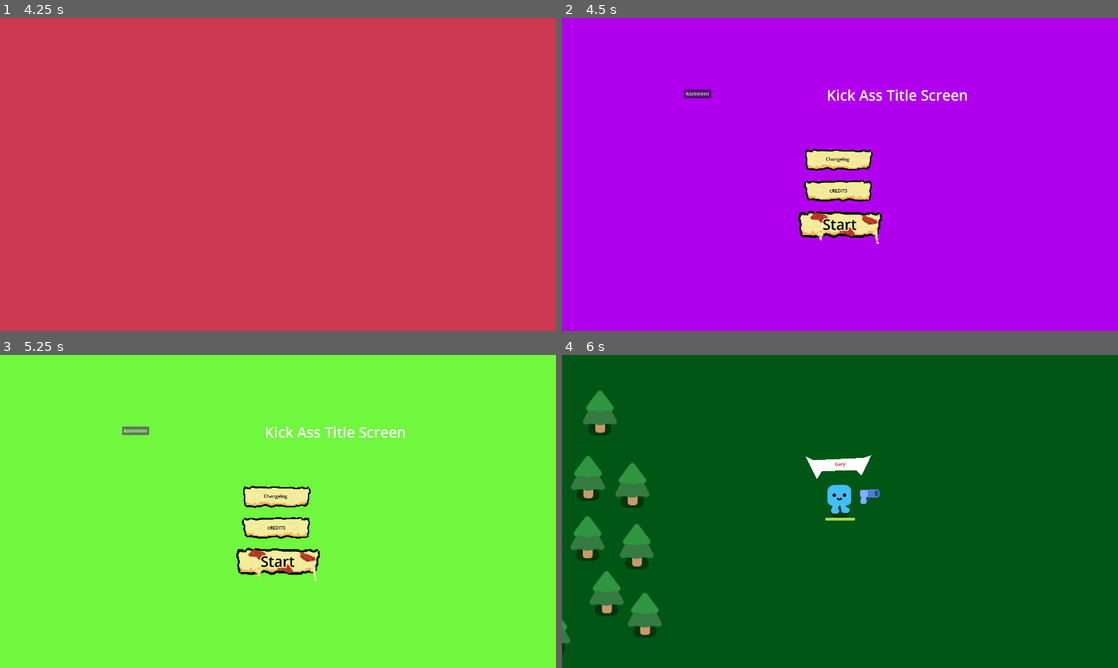
Above: before the commit, frames 1-4 (two rows, left to right).
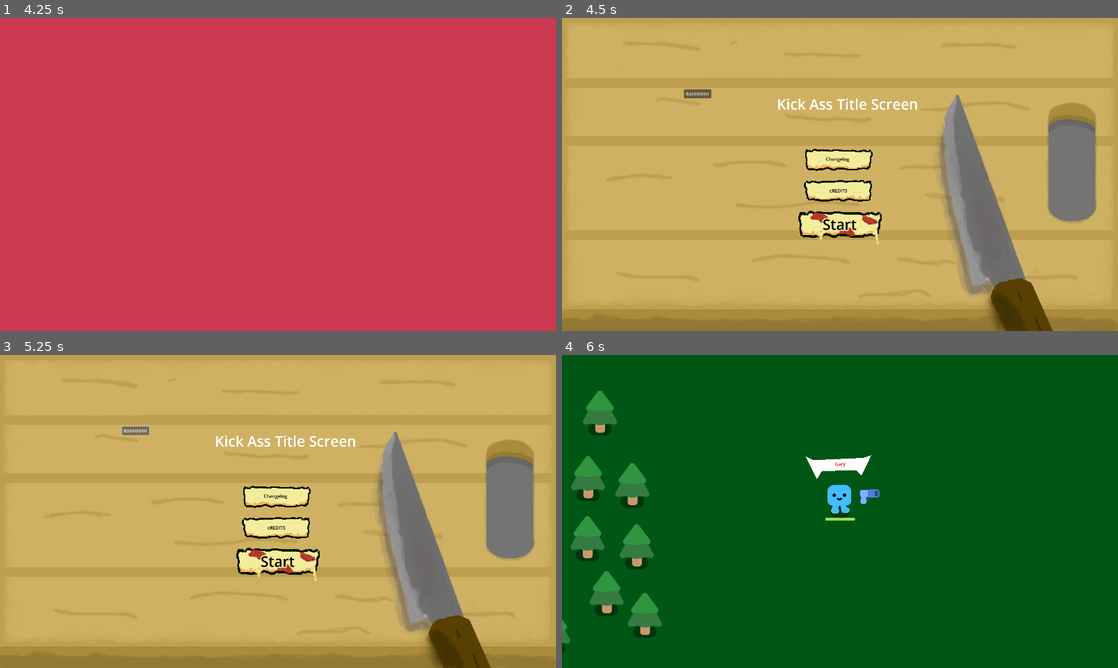
Above: after the commit, the same moments.

Repository: OcksDev/PizzaSurvivors
Game: Godot game, scene res://splashscreen.tscn
Same seed, same stepped clock (60 frames per second), same inputs: the game is played once before the commit and once after it.
Inputs:
- Up to frame 1 (4.25 s): hold D (move_right) 0.53-1.28 s; hold S (move_down) 1.28-2.03 s; hold D (move_right) 2.03-2.78 s; hold W (move_up) 2.78-3.53 s; hold A (move_left) from 3.53 s (still down)
- Up to frame 2 (4.5 s): keep holding A (move_left)
- Up to frame 3 (5.25 s): release A (move_left) at 5 s; click "RAHHHHH" at 5 s
- Up to frame 4 (6 s): click "Start" at 5.75 s

Frame 1 is identical in both runs. In frame 2, 97% of the frame differs, in the area x 0-100%, y 0-100%; in frame 3, 97%; in frame 4, nothing differs.

Commit message:
added some sound effects, added main menu background, fixed audio panning/fade when moving in game scene

Diff:
--- a/game.gd
+++ b/game.gd
@@ -8,6 +8,8 @@
 	# If the music player is not playing or if the music playing is not the starting music, play the starting game music
 	if not MusicPlayer.stream or MusicPlayer.stream.resource_path != STARTING_MUSIC:
 		MusicPlayer.stream = preload(STARTING_MUSIC)
+		MusicPlayer.panning_strength = 0;
+		MusicPlayer.max_distance = 100000000;
 		MusicPlayer.play()
 
 
--- a/game.tscn
+++ b/game.tscn
@@ -1,8 +1,9 @@
-[gd_scene load_steps=4 format=3 uid="uid://dbl6hwa0v1ug3"]
+[gd_scene load_steps=5 format=3 uid="uid://dbl6hwa0v1ug3"]
 
 [ext_resource type="PackedScene" uid="uid://bpjqvkj1kr5fo" path="res://player.tscn" id="1_e2o6t"]
 [ext_resource type="Script" uid="uid://b24673wfunc3n" path="res://game.gd" id="1_fc0e3"]
 [ext_resource type="PackedScene" uid="uid://be4hopurbq5pq" path="res://tree.tscn" id="2_feb5d"]
+[ext_resource type="AudioStream" uid="uid://dyvhpmnn3xsxb" path="res://audio/prowler-sound-effect_6bXErot.wav" id="4_fc0e3"]
 
 [node name="Game" type="Node2D" node_paths=PackedStringArray("player")]
 y_sort_enabled = true
@@ -76,5 +77,12 @@
 horizontal_alignment = 1
 vertical_alignment = 1
 
+[node name="AudioStreamPlayer2D2" type="AudioStreamPlayer2D" parent="."]
+unique_name_in_owner = true
+stream = ExtResource("4_fc0e3")
+autoplay = true
+max_distance = 1e+07
+panning_strength = 0.0
+
 [connection signal="died_lol" from="PlayerLol" to="." method="_on_player_lol_died_lol"]
 [connection signal="timeout" from="Timer" to="." method="_on_timer_timeout"]
--- a/main_menu.gd
+++ b/main_menu.gd
@@ -29,4 +29,5 @@
 
 func _on_rahhh_pressed() -> void:
 	get_child(0).color = Color(randf(), randf(), randf(), 1.0)
+	%AudioStreamPlayer2D.play();
 	pass # Replace with function body.
--- a/main_menu.tscn
+++ b/main_menu.tscn
@@ -6,6 +6,8 @@
 [ext_resource type="Texture2D" uid="uid://dx017wlltbnqy" path="res://main_menu_assets/pizza_button.png" id="3_jix8l"]
 [ext_resource type="PackedScene" uid="uid://b7tniapdok74a" path="res://credits.tscn" id="3_nlkkf"]
 [ext_resource type="PackedScene" uid="uid://ddmwh06doxmyh" path="res://version_notes.tscn" id="4_qe12f"]
+[ext_resource type="Texture2D" uid="uid://dhayfxyfhmkye" path="res://main_menu_assets/cutting_board_background_main_menu.png" id="5_qe12f"]
+[ext_resource type="AudioStream" uid="uid://w05nvw6kr2tm" path="res://audio/vine-boom.mp3" id="6_8qtwp"]
 
 [sub_resource type="Theme" id="Theme_jix8l"]
 default_font_size = 90
@@ -34,6 +36,11 @@
 grow_vertical = 2
 color = Color(0.690695, 0.00276425, 0.932588, 1)
 
+[node name="CuttingBoardBackgroundMainMenu" type="Sprite2D" parent="ColorRect"]
+texture_filter = 1
+position = Vector2(960, 540)
+texture = ExtResource("5_qe12f")
+
 [node name="RAHHH" type="Button" parent="ColorRect"]
 layout_mode = 0
 offset_left = 421.0
@@ -42,6 +49,10 @@
 offset_bottom = 277.0
 text = "RAHHHHH"
 
+[node name="AudioStreamPlayer2D" type="AudioStreamPlayer2D" parent="ColorRect/RAHHH"]
+unique_name_in_owner = true
+stream = ExtResource("6_8qtwp")
+
 [node name="RichTextLabel" type="RichTextLabel" parent="ColorRect"]
 layout_mode = 1
 anchors_preset = 8
@@ -49,10 +60,10 @@
 anchor_top = 0.5
 anchor_right = 0.5
 anchor_bottom = 0.5
-offset_left = -239.0
-offset_top = -339.0
-offset_right = 636.0
-offset_bottom = -210.0
+offset_left = -411.0
+offset_top = -308.0
+offset_right = 464.0
+offset_bottom = -179.0
 grow_horizontal = 2
 grow_vertical = 2
 theme_override_font_sizes/normal_font_size = 50
Not shown, added: audio/prowler-sound-effect_6bXErot.wav.import
Not shown, added: audio/vine-boom.mp3.import
Not shown: 1 places in main_menu.tscn that only renumber resources
Binary file added: main_menu_assets/cutting_board_background_main_menu.png
Not shown, added: main_menu_assets/cutting_board_background_main_menu.png.import
Not shown, added: audio/prowler-sound-effect_6bXErot.wav
Not shown, added: audio/vine-boom.mp3
